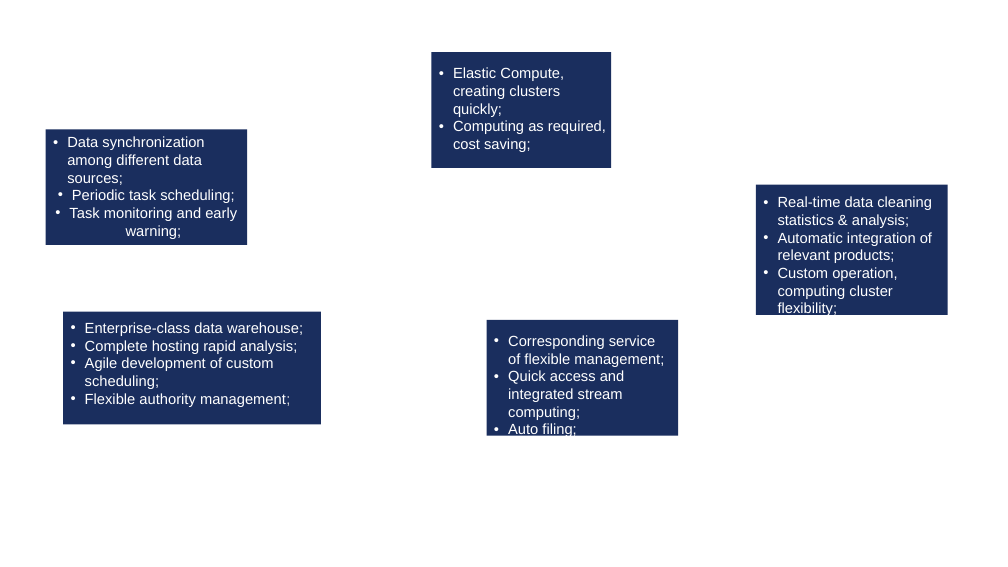
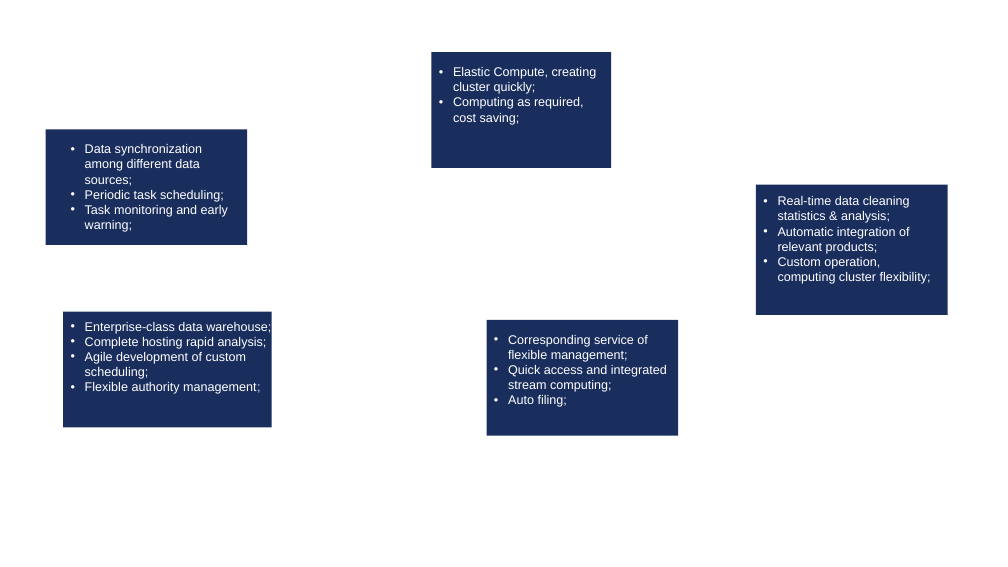
Before and after one commit to lasdf1234/en, a slide deck: slide 3 of console/Big-Data-Infrastructure-Services/使用向导原型底图.pptx. Drawn at 1008x567 pixels with LibreOffice and Linux fonts; fonts in the diff are those of the drawing. Boxes give left, top, right and bottom in pixels: in the first picture for what was removed or moved away, otherwise in the second. Text is boxed around its words. In the diff, an @@ line names an element or a change of style, - is before the commit and + after.

```diff
--- a/console/Big-Data-Infrastructure-Services/使用向导原型底图.pptx
+++ b/console/Big-Data-Infrastructure-Services/使用向导原型底图.pptx
@@ text at bbox=[453, 67, 597, 94]: text changed; size 14 to 12 pt @@
-• Elastic Compute, creating clusters quickly;
+• Elastic Compute, creating cluster quickly;
@@ text at bbox=[453, 97, 584, 125]: size 14 to 12 pt in "Computing as required, cost saving;" @@
@@ text "Data synchronization among different data ...": place and size @@
-text "Data synchronization among different data ..." at bbox=[67, 136, 237, 239]
+text "Data synchronization among different data ..." at bbox=[85, 144, 228, 232]
@@ text "Data synchronization among different data ..." at bbox=[85, 144, 228, 232]: size 14 to 12 pt; alignment centre to left @@
@@ size 14 to 12 pt in 3 elements at bbox=[508, 335, 667, 407], bbox=[778, 196, 931, 284], bbox=[85, 322, 271, 394] @@
@@ rectangle: place and size @@
-rectangle at bbox=[64, 312, 321, 424]
+rectangle at bbox=[64, 312, 272, 427]
```
Also in this commit, not shown: 4 other slides changed, 4 other files.
